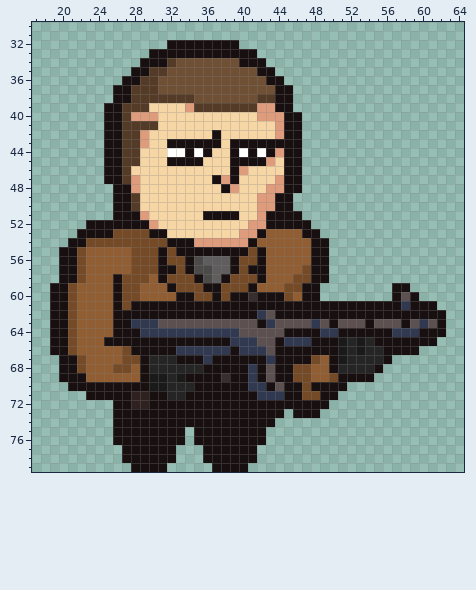
Sprite sheet: The Sacrifice/Graphics/Battlers/tankdempsey.png. The picture above was drawn from the file before the commit.
The file is 144x160 pixels, drawn in blocks of 2x2; one block is one cell here. Shown: x 17..64, y 30..79.
The same view after the edit:
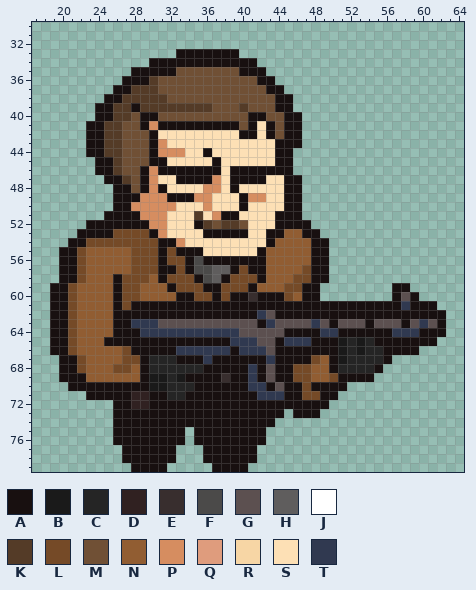
Palette (. is transparent): A #181010  B #1a1a1a  C #252525  D #302121  E #382e2e  F #4b4a49  G #5c5050  H #5f5d5d  J #ffffff  K #543b27  L #754a27  M #705035  N #915d32  P #d68d60  Q #df9c7d  R #f7d6a5  S #fde0b5  T #303950
Changes in this commit:
@@ x 21..48 @@
 31 ............................
-32 ...........AAAAAAAA.........
-33 .........AAAAAAAAAAAA.......
-34 ........AAAKMMMMMMMAAA......
-35 .......AAKKMMMMMMMMMMAA.....
-36 ......AAKKMMMMMMMMMMMMAA....
-37 .....AAKKKMMMMMMMMMMMMMAA...
-38 .....AAKKKKKKKMMMMMMMKKAA...
-39 ....AAKKKRRRRQKKKKKKKQQAA...
-40 ....AAKQQQRRRRRRRRRRRQQQAA..
-41 ....AAKKKKRRRRRRRRRRRRRQAA..
-42 ....AAKKQRRRRRRRARRRRRRQAA..
-43 ....AAKKQRRAAAAAARAAAAAAAA..
-44 ....AAKKRRRJJAJARRAJAJAQAA..
-45 ....AAKKRRRAAAARRRAAAAQRAA..
-46 ....AAKRRRRRRRRRRRAQRRRRAA..
-47 ....AAKQRRRRRRRRAQARRRRQAA..
-48 .....AAQRRRRRRRRRAQRRRQQAA..
-49 .....AAKRRRRRRRRRRRRRQQAA...
-50 .....AAKRRRRRRRRRRRRRQQAA...
-51 .....AAAQRRRRRRAAAARRQAAAA..
-52 ..AAAAAAAQRRRRRRRRRRQQAAAAA.
-53 .AAAALLLLAARRRRRRRRQQANNNNAA
-54 AALLLLLLLLLAAAQQQQQQANNNNNNA
-55 ALNNNNNLLLALAAAAAAAALANNNNNA
-56 ALNNNNNLLLALLAFHHHALLANNNNNA
+32 ............................
+33 ............AAAAAAA.........
+34 .........AAAAAAAAAAAA.......
+35 .......AAAAAMMMMMMMAAA......
+36 ......AAAKMMMMMMMMMMMAA.....
+37 .....AAKKKMMMMMMMMMMMMAA....
+38 ....AAKKKKKMMMMMMMMMMMMAA...
+39 ...AAKKAKKKKKKKKMMMKMMMAA...
+40 ...AAKKMAAMMMMMMMMMMAAMMAA..
+41 ..AAKKMMAPAAAAAAAAAMASAMAA..
+42 ..AAKKMMMASSSSSSSSSAASAMAA..
+43 ..AAKKMMMAPSSSSSSSSSSSSAAA..
+44 ..AAKKMMMAPPPSSASSSSSSSAA...
+45 ...AAKMMMAASSSSSASSSSSSAA...
+46 ...AAKMMAPAAAAAAASAAAAAAA...
+47 ....AAKMAPSSAAAAPSAAAASSAA..
+48 .....AAMAPASSSSPPSASSSSSAA..
+49 .....AAAPPPAAAPPSSSAPPSSAA..
+50 .....AAPPPPPSSSPSSSASSSSAA..
+51 ....AAAAPPPSSSKSPAASSSSAAA..
+52 ..AAAAAAAPPSSSAKMKKMSSSAAAA.
+53 .AAAALLLLAPSSSSAAAAASSAANNAA
+54 AALLLLLLLLAAPSSSSSSSSSANNNNA
+55 ALNNNNNLLLALAAASSSSSSANNNNNA
+56 ALNNNNNLLLALLAFAAAAAAANNNNNA
 57 ALNNNNNLLLAALAFFHHALAANNNNLA
